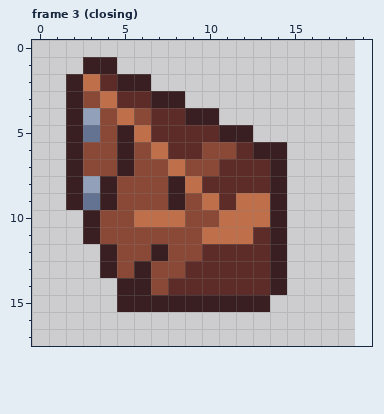
Two states of a pixel-art file, BurningKnight/Content/Animations/side_door.ase. Above, as it was before the edit.
19x18 pixels, 6 frames. Shown: frame 3 (closing). The old version is drawn lined up with the new one, on the new canvas. The commit also changed other frames, which this record leaves out.
Once edited:
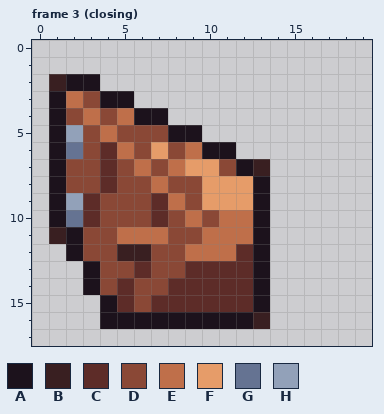
Palette (. is transparent): A #1c121c  B #391f21  C #5d2c28  D #8a4836  E #bf6f4a  F #e69c69  G #657392  H #92a1b9
Change:
canvas 19x18 -> 20x18
Changed rows in their new state; - is an unchanged pixel.
Frame 3 (closing):
first column x 1:
 1 --..----------
 2 BAA...--------
 3 AE-AA...------
 4 ADE--AA...----
 5 AHDEDDDAA...--
 6 AG-CE-FDEAA...
 7 AD-CDE--FFDAB.
 8 ADDC--EDDFFFA.
 9 AHCD--CE-FFFA.
10 AGC--DCDE---A.
11 BAD-EEE-----A.
12 -ADDBBD-EEE-A.
13 --AD-C------A.
14 --ADCD------A.
15 ---ACDCCCCCCA-
16 ---AAAAAAAAAB-
Pixel boxes of the changes (left, top, right, bottom) in both pictures:
changed: (49, 57, 287, 329)
